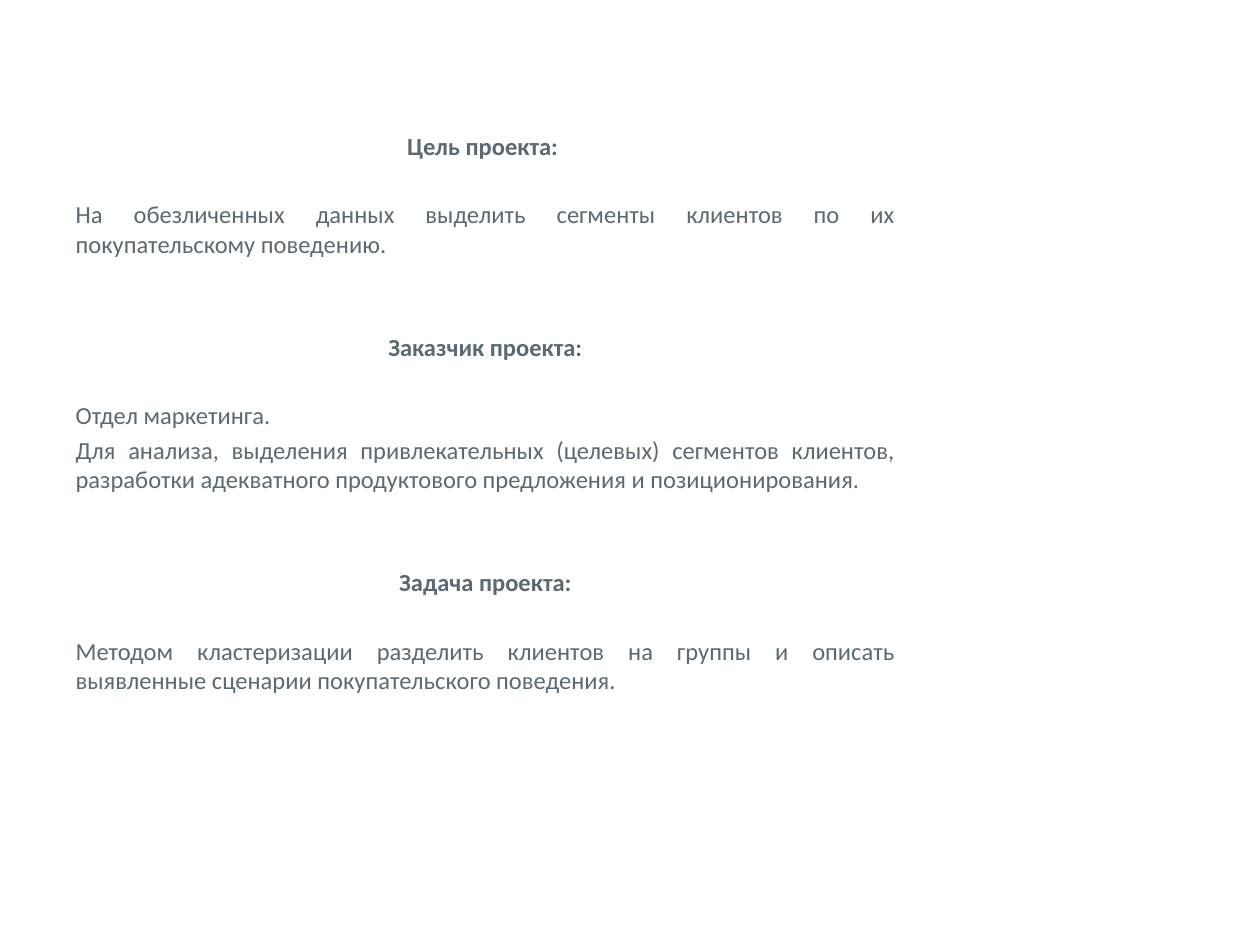
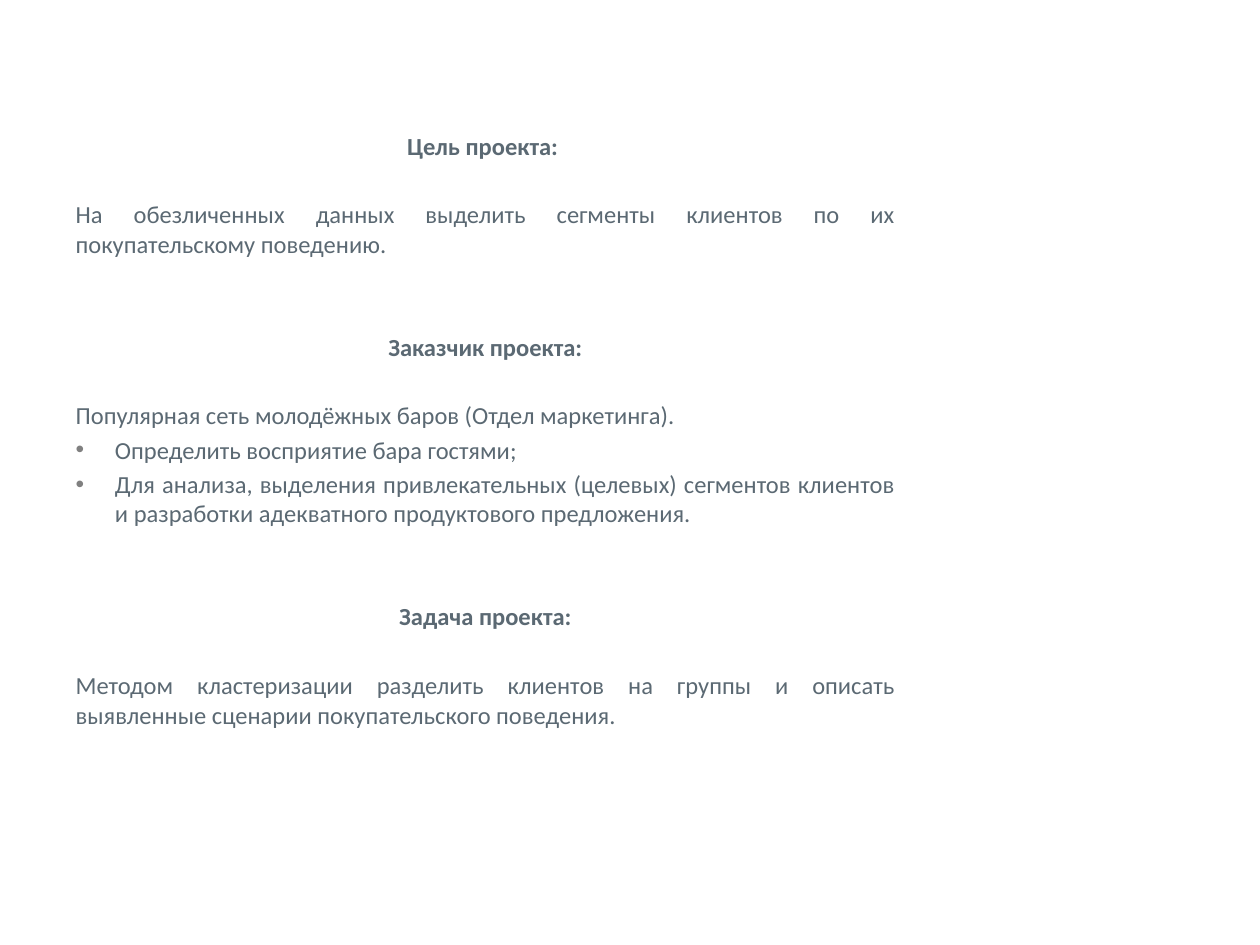
Before and after one commit to Viktoriia2020/Viktoriia, a slide deck: slide 2 of Презентация проекта.pptx. Drawn at 1260x945 pixels with LibreOffice and Linux fonts; fonts in the diff are those of the drawing; background and template pictures are left out. Boxes give left, top, right and bottom in pixels: in the first picture for what was removed or moved away, otherwise in the second. Text is boxed around its words. In the diff, an @@ line names an element or a change of style, - is before the commit and + after.

```diff
--- a/Презентация проекта.pptx
+++ b/Презентация проекта.pptx
@@ text at (76, 406, 894, 526): text changed @@
-Отдел маркетинга.
-Для анализа, выделения привлекательных (целевых) сегментов клиентов, разработки адекватного продуктового предложения и позиционирования.
+Популярная сеть молодёжных баров (Отдел маркетинга).
+• Определить восприятие бара гостями;
+• Для анализа, выделения привлекательных (целевых) сегментов клиентов и разработки адекватного продуктового предложения.
```
Also in this commit, not shown: 10 other slides changed, 1 slide added, 1 slide removed.
